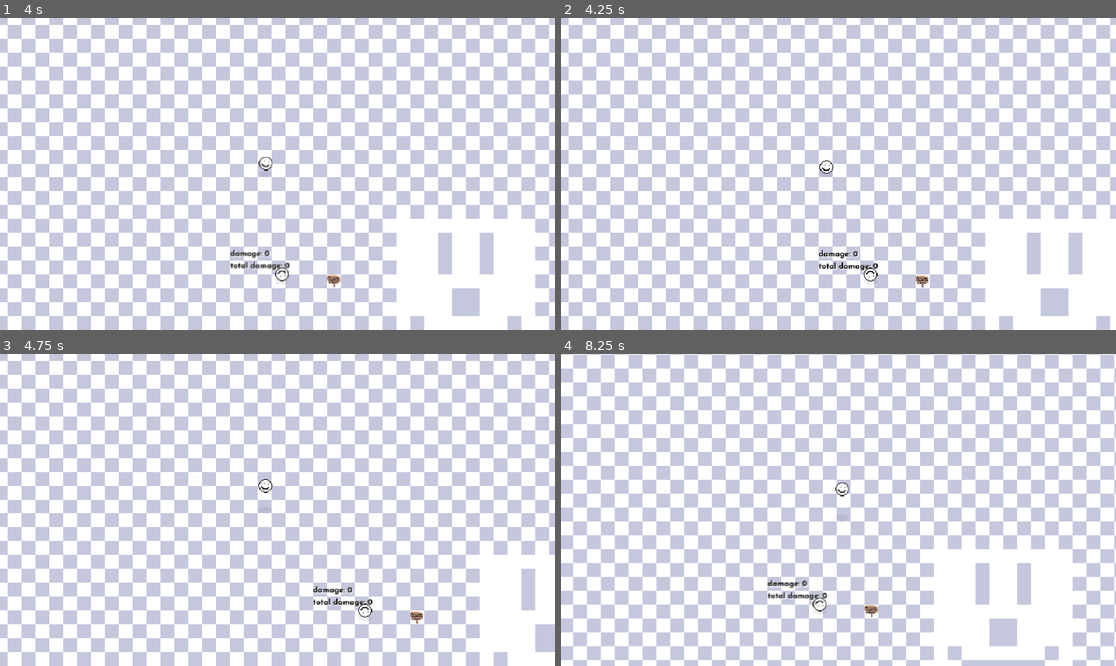
Above: before the commit, frames 1-4 (two rows, left to right).
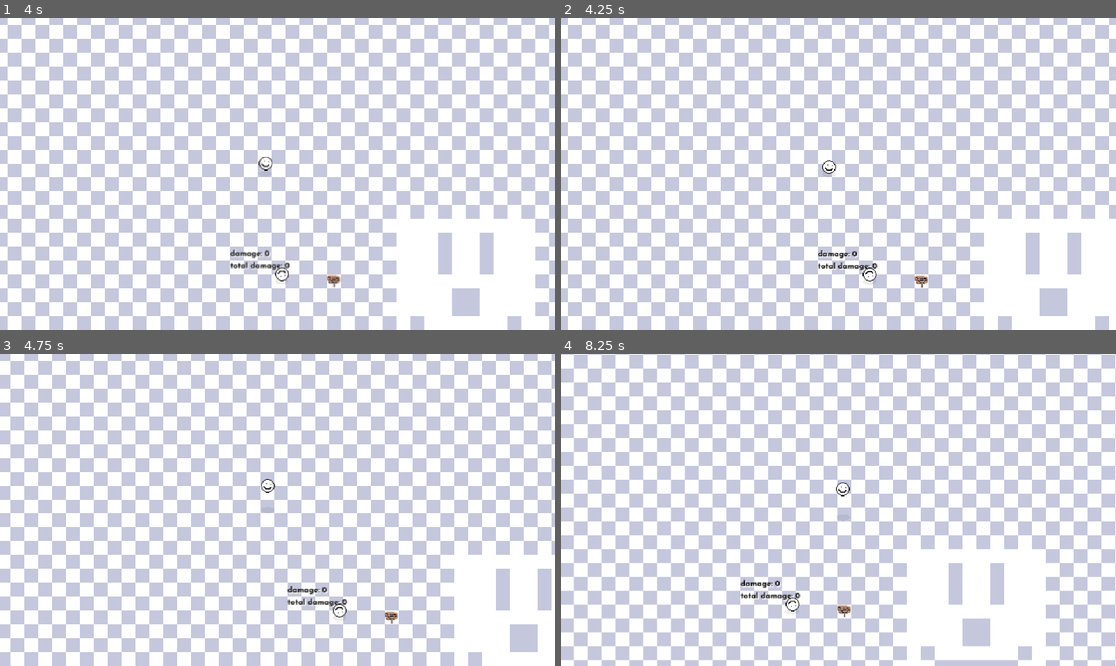
Above: after the commit, the same moments.

Repository: chris-pitre/Space-Cowboy
Game: Godot game, scene res://scenes/main.tscn
Two runs of this game, one before a commit and one after it. Both use one fixed random seed, a clock stepped at 60 frames per second and the inputs below.
Inputs (mouse positions are in pixels of both pictures, inside the frame that each line leads up to):
- Up to frame 1 (4 s): tap Enter at 0.5 s; move the mouse to (399, 158) at 0.52 s; hold D (move_right) 0.53-1.28 s; click (399, 158) at 0.6 s; tap Space (jump) at 0.77, 1.52, 3.02, 3.77 s; move the mouse to (166, 189) at 1.27 s; hold S (move_down) 1.28-2.03 s; click (166, 189) at 1.35 s; move the mouse to (333, 105) at 2.02 s; hold D (move_right) 2.03-2.78 s; tap F (interact) at 2.1 s; click (333, 105) at 2.3 s; move the mouse to (249, 236) at 2.77 s; hold W (move_up) 2.78-3.53 s; tap Ctrl (walk) at 2.85 s; click (249, 236) at 3.05 s; move the mouse to (444, 220) at 3.52 s; hold A (move_left) from 3.53 s (still down); click (444, 220) at 3.6 s
- Up to frame 2 (4.25 s): keep holding A (move_left); tap R (reload, bound only after the commit) at 4.15 s
- Up to frame 3 (4.75 s): keep holding A (move_left); move the mouse to (111, 463) at 4.27 s; click (111, 463) at 4.35 s; tap Space (jump) at 4.52 s
- Up to frame 4 (8.25 s): move the mouse to (866, 510) at 5.02 s; release A (move_left) at 5.03 s; hold S (move_down) 5.03-5.78 s; tap F (interact) at 5.1, 8.1 s; click (866, 510) at 5.3 s; move the mouse to (755, 432) at 5.77 s; hold D (move_right) 5.78-6.53 s; tap Ctrl (walk) at 5.85 s; tap Space (jump) at 6.02, 6.77, 7.52 s; click (755, 432) at 6.05 s; move the mouse to (960, 494) at 6.52 s; hold W (move_up) 6.53-7.28 s; click (960, 494) at 6.6 s; move the mouse to (727, 525) at 7.27 s; hold D (move_right) 7.28-8.03 s; click (727, 525) at 7.35 s; move the mouse to (894, 441) at 8.02 s; hold S (move_down) from 8.03 s (still down)

Frame 1 is identical in both runs. In frame 2, 7.2% of the frame differs, in the area x 1-99%, y 0-100%; in frame 3, 20%, in the area x 1-100%, y 0-100%; in frame 4, 10%.

Commit message:
added reload state and removed delta from movement dir

Diff:
--- a/project.godot
+++ b/project.godot
@@ -88,6 +88,11 @@
 "events": [Object(InputEventKey,"resource_local_to_scene":false,"resource_name":"","device":-1,"window_id":0,"alt_press …(182 unchanged characters)…
 ]
 }
+reload={
+"deadzone": 0.5,
+"events": [Object(InputEventKey,"resource_local_to_scene":false,"resource_name":"","device":0,"window_id":0,"alt_pressed":false,"shift_pressed":false,"ctrl_pressed":false,"meta_pressed":false,"pressed":false,"keycode":0,"physical_keycode":82,"key_label":0,"unicode":0,"echo":false,"script":null)
+]
+}
 
 [layer_names]
 
--- a/scenes/actors/actor.gd
+++ b/scenes/actors/actor.gd
@@ -43,14 +43,14 @@
 		else:
 			push_error("Pathfinding is enabled for an actor, but no nav_agent was found.")
 	else:
-		direction = get_movement_direction(delta).normalized()
+		direction = get_movement_direction().normalized()
 	if not movement_locked:
 		velocity = velocity.move_toward(direction * speed, acceleration)
 
 	move_and_slide()
 
 ## Controls the direction that the actor wants to move in.
-func get_movement_direction(delta) -> Vector2:
+func get_movement_direction() -> Vector2:
 	push_error("Actor doesn't implement <get_movement_direction> function.")
 	return Vector2()
 
--- a/scenes/actors/dummy/dummy.gd
+++ b/scenes/actors/dummy/dummy.gd
@@ -1,6 +1,9 @@
 class_name Dummy extends Actor
 
 var total_damage: int = 0
+
+func get_movement_direction() -> Vector2:
+	return Vector2.ZERO
 
 func is_hit(damage: float) -> void:
 	total_damage += damage
--- a/scenes/actors/dummy/dummy.tscn
+++ b/scenes/actors/dummy/dummy.tscn
@@ -11,12 +11,7 @@
 collision_layer = 2
 collision_mask = 15
 script = ExtResource("1_u1gb6")
-hp = null
-speed = null
-acceleration = null
-shadow_size = null
 sprite = NodePath("Sprite2D")
-pathfind_movement = null
 
 [node name="Control" type="Control" parent="."]
 layout_mode = 3
--- a/scenes/actors/player/player.gd
+++ b/scenes/actors/player/player.gd
@@ -1,4 +1,7 @@
 class_name Player extends Actor
+
+@export_category("Player Settings")
+@export var ammo: int = 6
 
 var space: PhysicsDirectSpaceState2D
 
@@ -15,5 +18,5 @@
 		state_machine.enter_state(state_machine.states["Jumping"])
 	super._process(delta)
 
-func get_movement_direction(delta) -> Vector2:
+func get_movement_direction() -> Vector2:
 	return get_input_vector()
--- a/scenes/actors/player/player.tscn
+++ b/scenes/actors/player/player.tscn
@@ -8,6 +8,7 @@
 [ext_resource type="Script" path="res://scenes/actors/player/states/player_running.gd" id="5_jp3ig"]
 [ext_resource type="Script" path="res://scenes/actors/player/states/player_jumping.gd" id="6_x4jmu"]
 [ext_resource type="Script" path="res://scenes/actors/player/states/player_shooting.gd" id="7_sfbsp"]
+[ext_resource type="Script" path="res://scenes/actors/player/states/player_reloading.gd" id="8_iabr4"]
 
 [sub_resource type="RectangleShape2D" id="RectangleShape2D_wcfg4"]
 size = Vector2(16, 8)
@@ -48,6 +49,11 @@
 actor = NodePath("../..")
 state_machine = NodePath("..")
 
+[node name="Reloading" type="Node" parent="StateMachine" node_paths=PackedStringArray("actor", "state_machine")]
+script = ExtResource("8_iabr4")
+actor = NodePath("../..")
+state_machine = NodePath("..")
+
 [node name="Sprite2D" type="Sprite2D" parent="."]
 position = Vector2(0, -8)
 texture = ExtResource("5_2ft3j")
--- a/scenes/actors/player/states/player_idle.gd
+++ b/scenes/actors/player/states/player_idle.gd
@@ -16,8 +16,10 @@
 			state_machine.next_state = state_machine.states["Walking"]
 		else:
 			state_machine.next_state = state_machine.states["Running"]
-	if Input.is_action_just_pressed("attack"):
+	if Input.is_action_just_pressed("attack") and actor.ammo > 0:
 		state_machine.enter_state(state_machine.states["Shooting"])
+	if Input.is_action_just_pressed("reload"):
+		state_machine.enter_state(state_machine.states["Reloading"])
 
 ## When this state is exited
 func exit() -> void:
--- /dev/null
+++ b/scenes/actors/player/states/player_reloading.gd
@@ -0,0 +1,27 @@
+class_name PlayerReloading
+extends State
+
+var interrupt_reload: bool = false
+
+## When this state is entered
+func enter() -> void:
+	interrupt_reload = false
+	actor.speed /= 3
+	while !interrupt_reload and actor.ammo < 6:
+		await get_tree().create_timer(0.5).timeout
+		actor.ammo += 1
+		print(actor.ammo)
+	state_machine.enter_state(state_machine.states["Idle"])
+
+## Run every frame
+func run(delta: float) -> void:
+	if Input.is_action_just_pressed("attack"):
+		interrupt_reload = true
+
+## Run every physics frame
+func run_physics(delta: float) -> void:
+	actor.get_movement_direction()
+
+## When this state is exited
+func exit() -> void:
+	actor.speed *= 3
--- a/scenes/actors/player/states/player_running.gd
+++ b/scenes/actors/player/states/player_running.gd
@@ -11,13 +11,15 @@
 
 ## Run every physics frame
 func run_physics(delta: float) -> void:
-	actor.get_movement_direction(delta)
+	actor.get_movement_direction()
 	if Input.is_action_just_pressed("walk"):
 		state_machine.next_state = state_machine.states["Walking"]
 	if actor.get_input_vector().length() == 0:
 		state_machine.next_state = state_machine.states["Idle"]
-	if Input.is_action_just_pressed("attack"):
+	if Input.is_action_just_pressed("attack") and actor.ammo > 0:
 		state_machine.enter_state(state_machine.states["Shooting"])
+	if Input.is_action_just_pressed("reload"):
+		state_machine.enter_state(state_machine.states["Reloading"])
 
 ## When this state is exited
 func exit() -> void:
--- a/scenes/actors/player/states/player_shooting.gd
+++ b/scenes/actors/player/states/player_shooting.gd
@@ -5,6 +5,8 @@
 
 ## When this state is entered
 func enter() -> void:
+	actor.ammo -= 1
+	print(actor.ammo)
 	var bullet_direction = actor.get_local_mouse_position().normalized() * 4096
 	var spread = randf_range(-0.0075, 0.0075)
 	if state_machine.last_state != state_machine.states["Walking"] or state_machine.last_state != state_machine.states["Idle"]:
--- a/scenes/actors/player/states/player_walking.gd
+++ b/scenes/actors/player/states/player_walking.gd
@@ -11,13 +11,15 @@
 
 ## Run every physics frame
 func run_physics(delta: float) -> void:
-	actor.get_movement_direction(delta)
+	actor.get_movement_direction()
 	if Input.is_action_just_released("walk"):
 		state_machine.next_state = state_machine.states["Running"]
 	if actor.get_input_vector().length() == 0:
 		state_machine.next_state = state_machine.states["Idle"]
-	if Input.is_action_just_pressed("attack"):
+	if Input.is_action_just_pressed("attack") and actor.ammo > 0:
 		state_machine.enter_state(state_machine.states["Shooting"])
+	if Input.is_action_just_pressed("reload"):
+		state_machine.enter_state(state_machine.states["Reloading"])
 
 ## When this state is exited
 func exit() -> void:
--- a/scenes/environment/level.tscn
+++ b/scenes/environment/level.tscn
@@ -52,7 +52,13 @@
 
 [node name="Player" parent="Actors" instance=ExtResource("1_kwycl")]
 position = Vector2(8, 8)
+ammo = 6
+hp = 10.0
+speed = 128.0
 acceleration = 20.0
+cast_shadow = true
+shadow_size = 8
+pathfind_movement = false
 
 [node name="Camera2D" type="Camera2D" parent="Actors/Player"]
 process_callback = 0
@@ -61,6 +67,11 @@
 
 [node name="Dummy" parent="Actors" instance=ExtResource("3_j08b4")]
 position = Vector2(172, 136)
+hp = 10.0
+speed = 128.0
+acceleration = 5.0
+shadow_size = 8
+pathfind_movement = false
 
 [node name="Environment" type="Node2D" parent="."]
 y_sort_enabled = true
Not shown: 1 places in scenes/actors/player/player.tscn that only renumber resources
